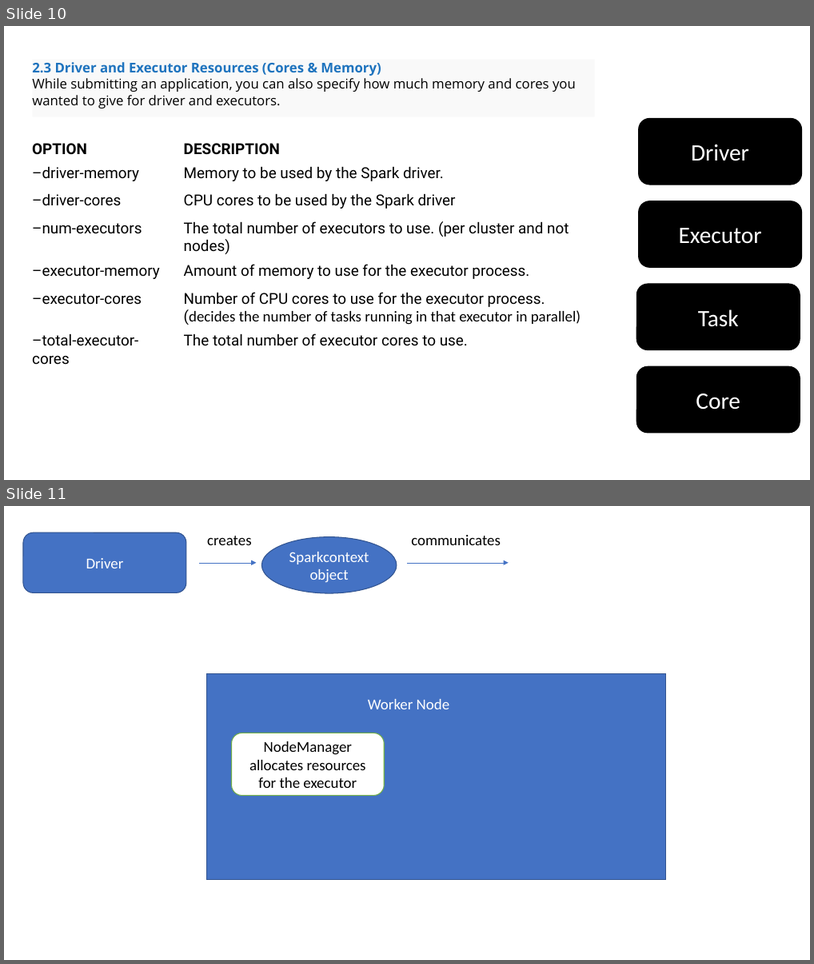
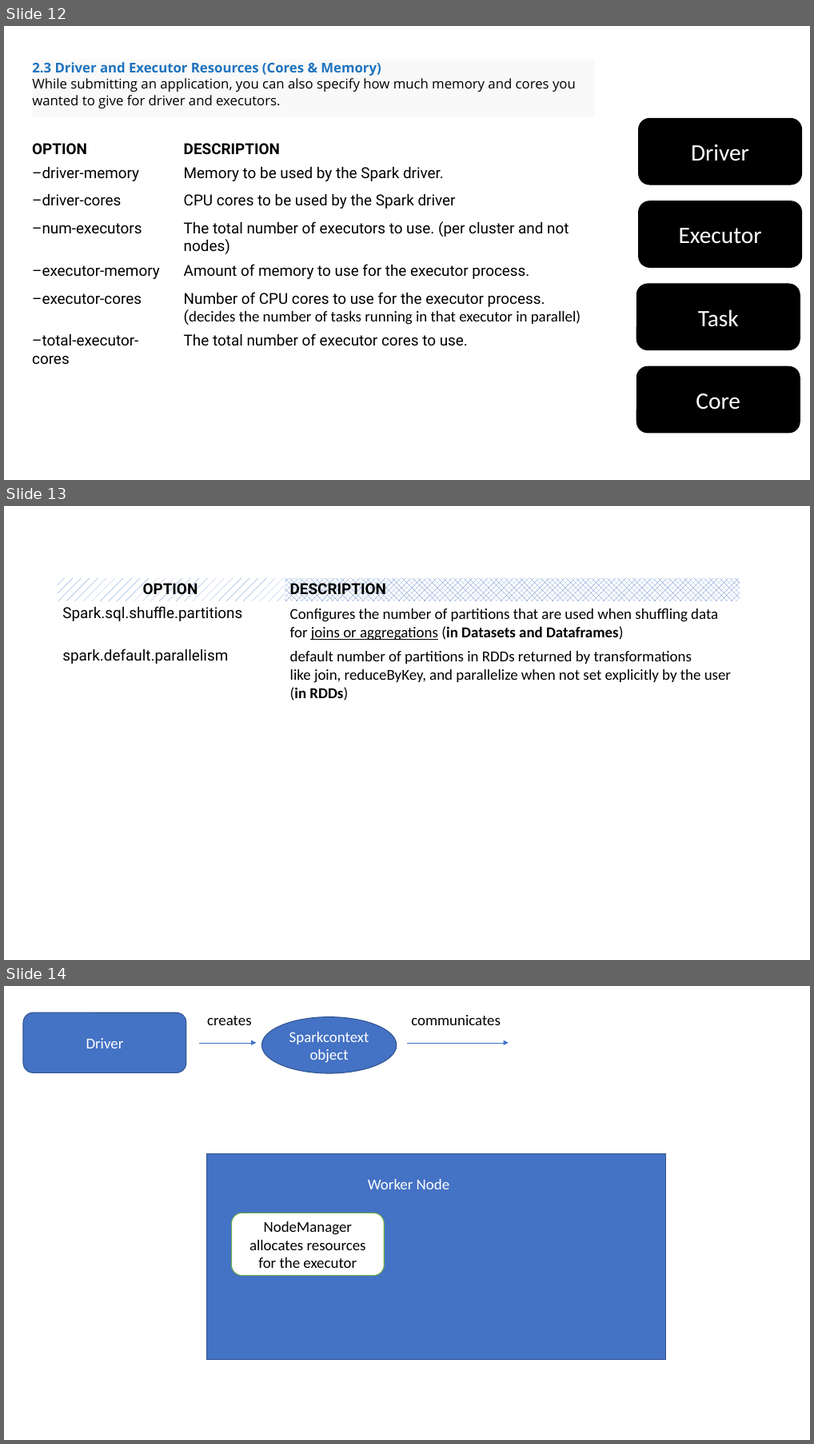
Before and after one commit to samRddhimat/onlinefiles, a slide deck: Spark Memory Tips.pptx. Shown one above the other, each under a label of ours: slides 10 and 11 before the commit, slides 12, 13 and 14 after it. The pictures are 814x964 and 814x1444 pixels, drawn with LibreOffice and Linux fonts; fonts in the diff are those of the drawing. Boxes give left, top, right and bottom in pixels: in the first picture for what was removed or moved away, otherwise in the second. Text is boxed around its words. In the diff, an @@ line names an element or a change of style, - is before the commit and + after.

```diff
--- a/Spark Memory Tips.pptx
+++ b/Spark Memory Tips.pptx
@@ slide 13 added at bbox=[4, 506, 810, 960], background #FFFFFF @@
@@ table added at bbox=[57, 577, 740, 812], 7 rows, 2 columns @@
+OPTION | DESCRIPTION
+Spark.sql.shuffle.partitions | Configures the number of partitions that are used when shuffling data for joins or aggregations (in Datasets and Dataframes)
+spark.default.parallelism | default number of partitions in RDDs returned by transformations like join, reduceByKey, and parallelize when not set explicitly by the user (in RDDs)
+ | 
+ | 
+ | 
+ | 
@@ what was slide 10 is now slide 12 @@
@@ what was slide 11 is now slide 14 @@
```
Also in this commit, not shown: 2 slides changed, 2 other slides added.
